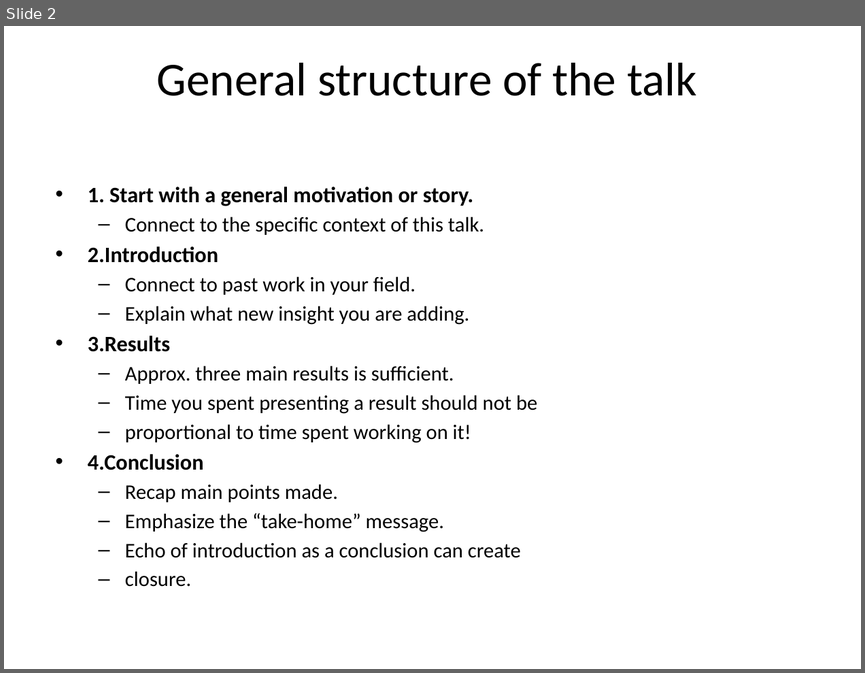
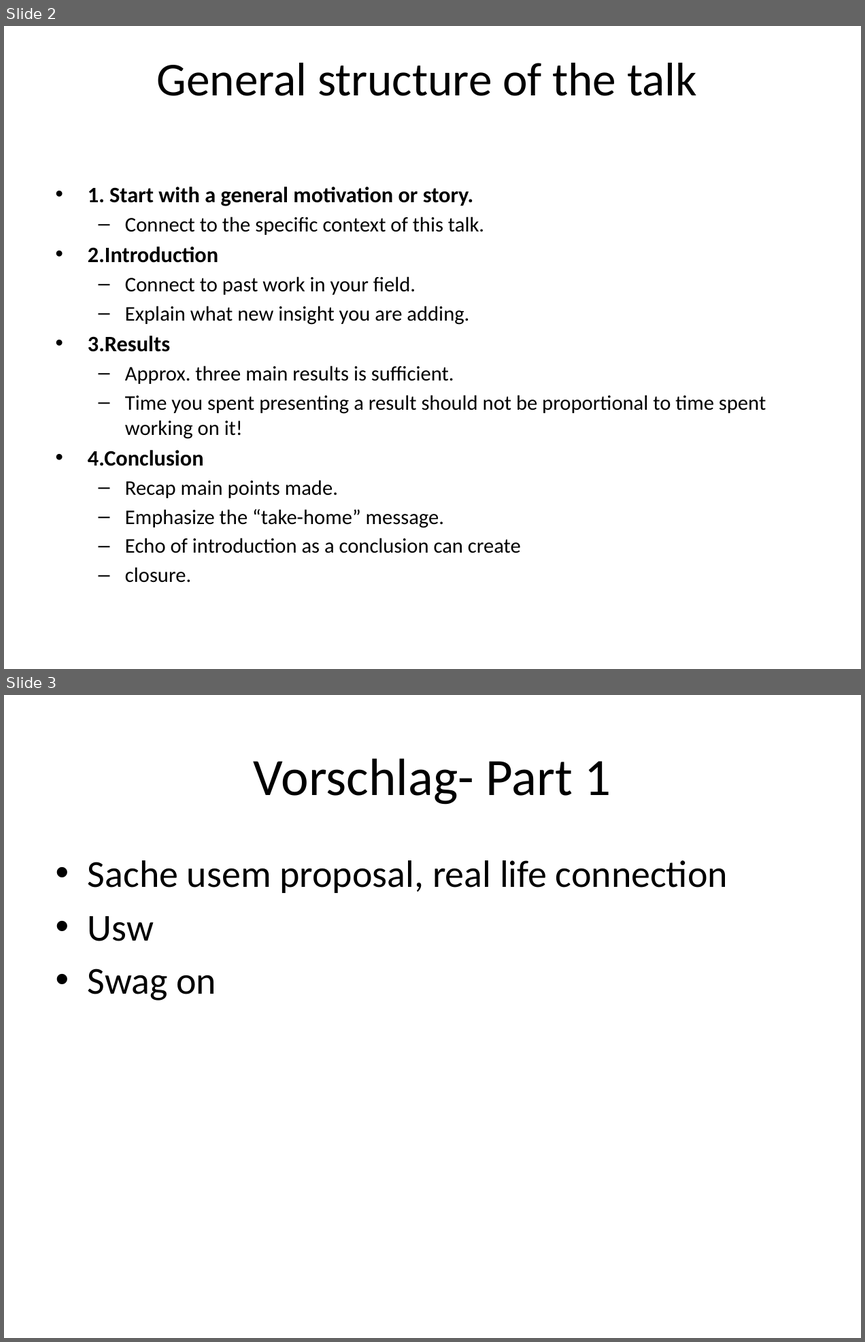
Before and after one commit to EleSwag/Elias-und-Mario, a slide deck: presentation/Test.pptx. Shown one above the other, each under a label of ours: slide 2 before the commit, slides 2 and 3 after it. The pictures are 865x673 and 865x1342 pixels, drawn with LibreOffice and Linux fonts; fonts in the diff are those of the drawing. Boxes give left, top, right and bottom in pixels: in the first picture for what was removed or moved away, otherwise in the second. Text is boxed around its words. In the diff, an @@ line names an element or a change of style, - is before the commit and + after.

```diff
--- a/presentation/Test.pptx
+++ b/presentation/Test.pptx
@@ slide 3 added at bbox=[4, 695, 861, 1338], background #FFFFFF @@
@@ title added at bbox=[254, 758, 611, 804], 44 pt, text #000000 @@
+Vorschlag- Part 1
@@ text added at bbox=[88, 860, 728, 1000], 32 pt, text #000000 @@
+• Sache usem proposal, real life connection
+• Usw
+• Swag on
@@ slide 2 changed as well @@
@@ text at bbox=[125, 395, 766, 439]: text changed @@
-  – Time you spent presenting a result should not be
-  – proportional to time spent working on it!
+  – Time you spent presenting a result should not be proportional to time spent working on it!
```
Also in this commit, not shown: 5 other slides added, 1 slide removed.
